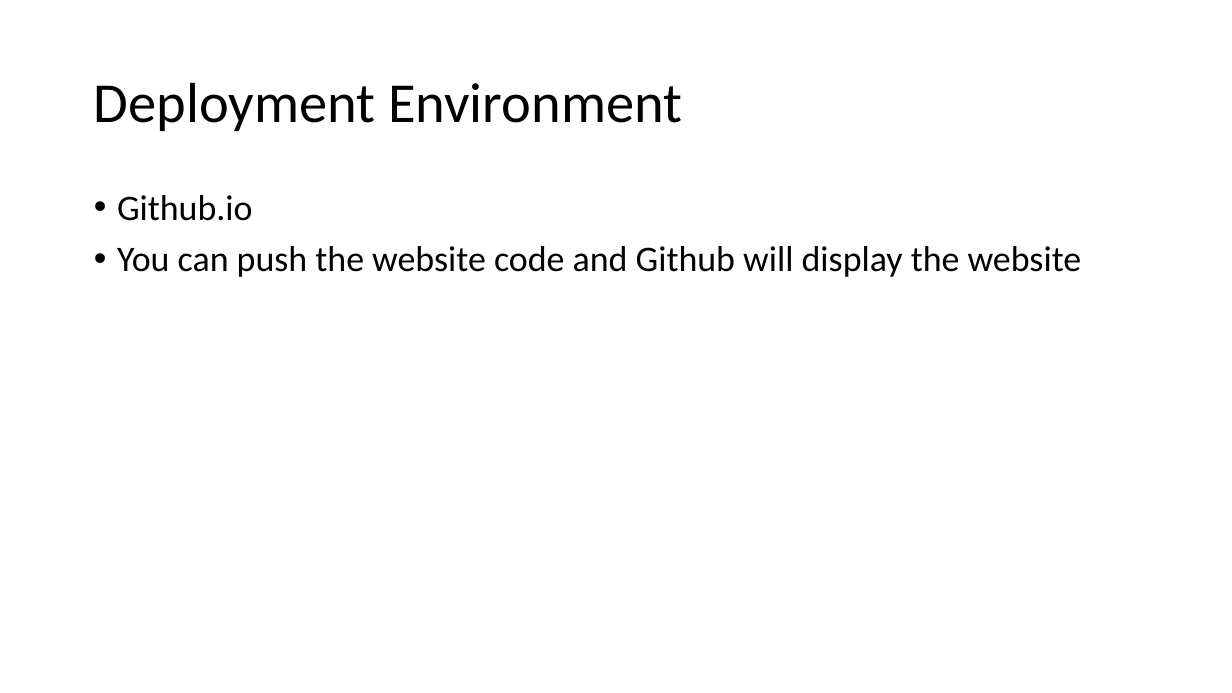
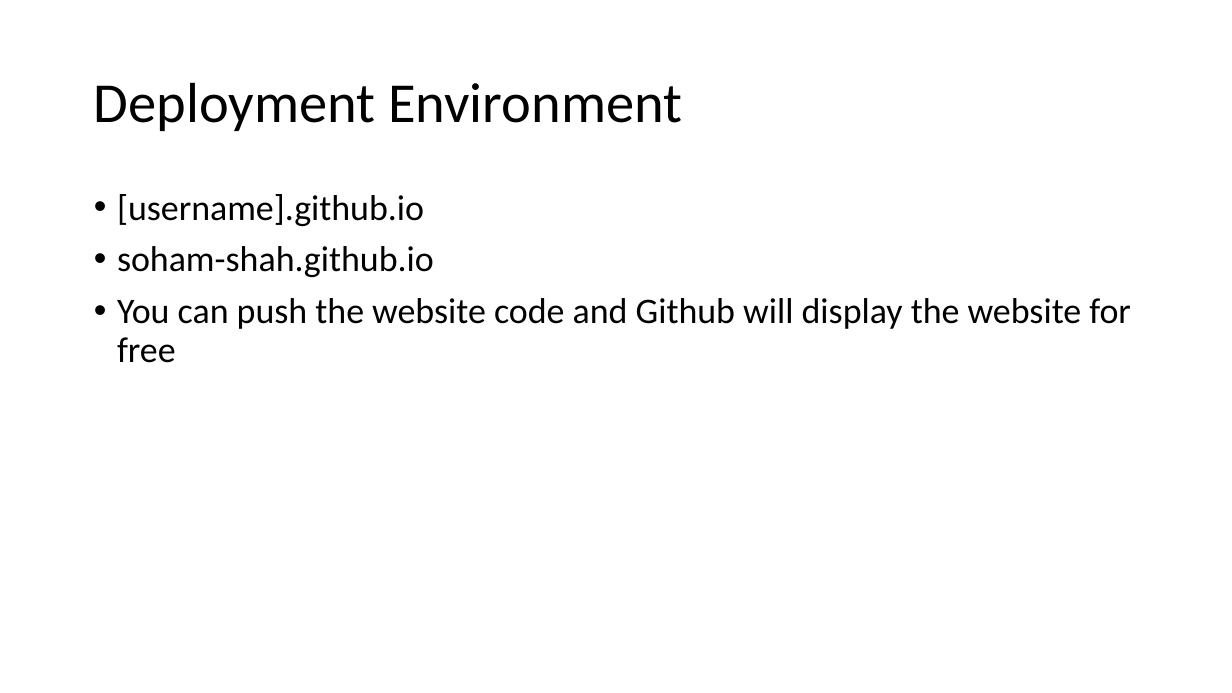
Before and after one commit to jjh68069/3308_Project, a slide deck: slide 11 of Documentation/ProjectPart5.pptx. Drawn at 1232x693 pixels with LibreOffice and Linux fonts; fonts in the diff are those of the drawing. Boxes give left, top, right and bottom in pixels: in the first picture for what was removed or moved away, otherwise in the second. Text is boxed around its words. In the diff, an @@ line names an element or a change of style, - is before the commit and + after.

```diff
--- a/Documentation/ProjectPart5.pptx
+++ b/Documentation/ProjectPart5.pptx
@@ text at [117,194,1131,363]: text changed @@
-• Github.io
-• You can push the website code and Github will display the website
+• [username].github.io
+• soham-shah.github.io
+• You can push the website code and Github will display the website for free
```
Also in this commit, not shown: 8 other slides changed, 2 other files.
